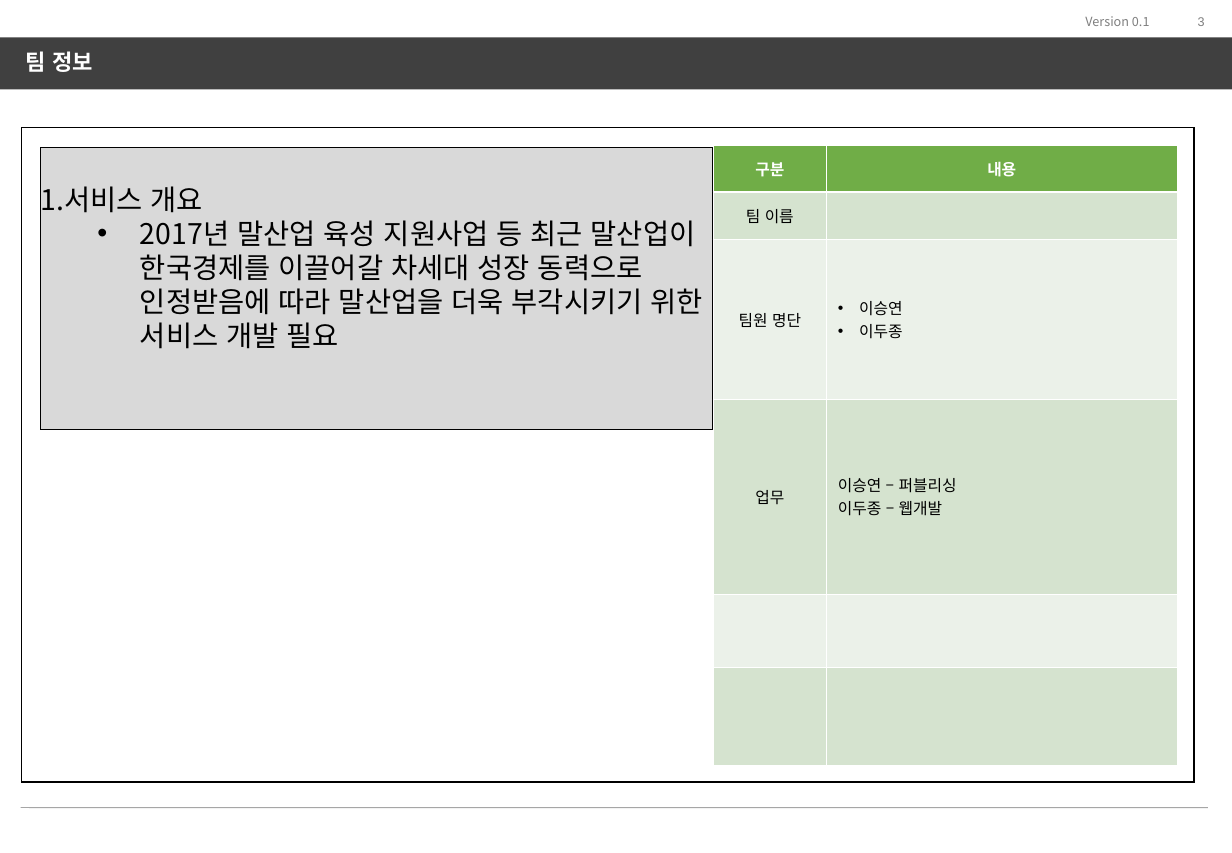
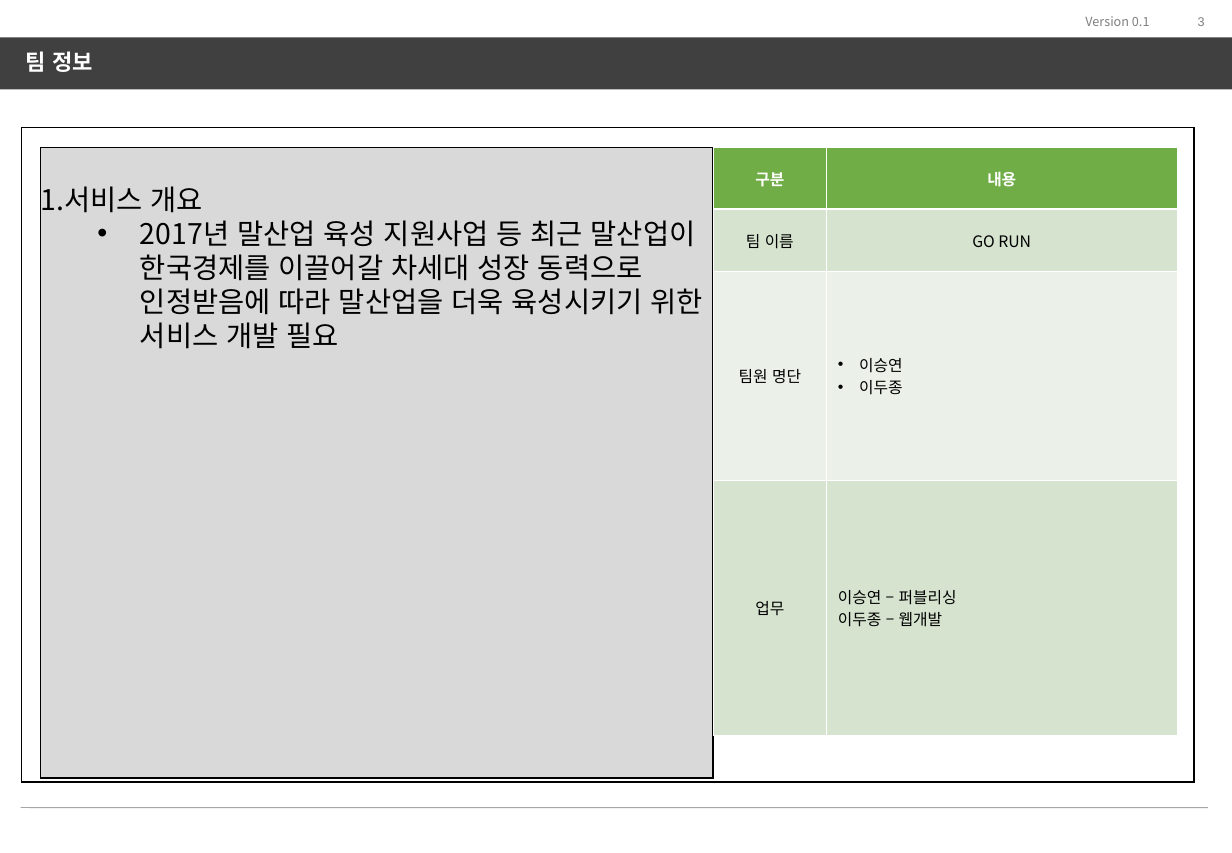
Before and after one commit to lemondkel/gyeongma, a slide deck: slide 3 of docs/170420_공모전ver4.ppt. Drawn at 1232x853 pixels with LibreOffice and Linux fonts; fonts in the diff are those of the drawing. Boxes give left, top, right and bottom in pixels: in the first picture for what was removed or moved away, otherwise in the second. Text is boxed around its words. In the diff, an @@ line names an element or a change of style, - is before the commit and + after.

```diff
--- a/docs/170420_공모전ver4.ppt
+++ b/docs/170420_공모전ver4.ppt
@@ rectangle "서비스 개요": place and size @@
-rectangle "서비스 개요" at [41, 148, 713, 430]
+rectangle "서비스 개요" at [41, 148, 713, 777]
@@ table at [713, 148, 1176, 735] @@
-row 2, column 2: 
+row 2, column 2: GO RUN
-row 5:  | 
-row 6:  | 
@@ text in rectangle at [140, 220, 702, 349]: text changed @@
-  • 2017년 말산업 육성 지원사업 등 최근 말산업이 한국경제를 이끌어갈 차세대 성장 동력으로 인정받음에 따라 말산업을 더욱 부각시키기 위한 서비스 개발 필요
+  • 2017년 말산업 육성 지원사업 등 최근 말산업이 한국경제를 이끌어갈 차세대 성장 동력으로 인정받음에 따라 말산업을 더욱 육성시키기 위한 서비스 개발 필요
```
Also in this commit, not shown: 2 other files.
